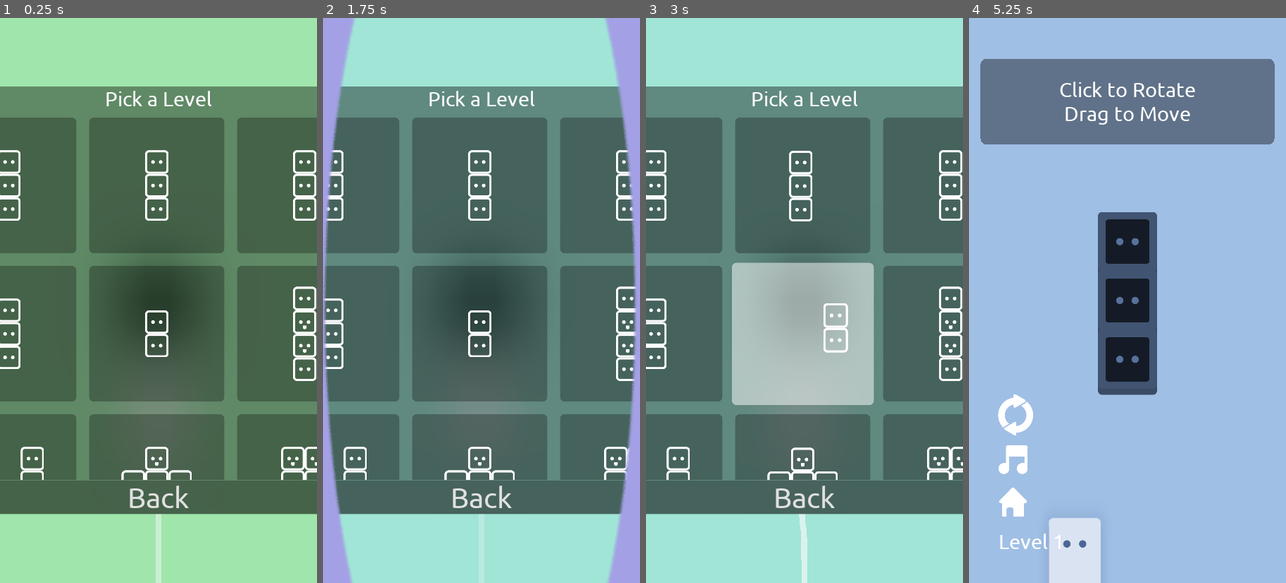
Above: before the commit, frames 1-4 (left to right).
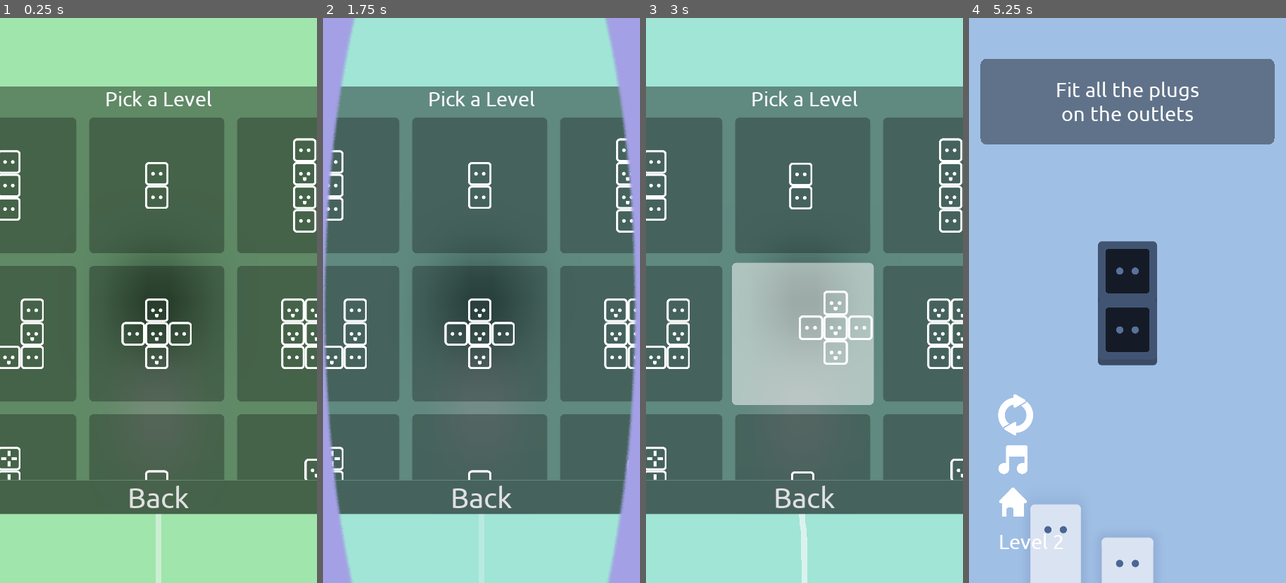
Above: after the commit, the same moments.

Repository: unSAME-Studio/ProjectOutlet
Game: Godot game, scene res://scenes/Menu.tscn
Two runs of this game, one before a commit and one after it. Both use one fixed random seed, a clock stepped at 60 frames per second and the inputs below.
Inputs (mouse positions are in pixels of both pictures, inside the frame that each line leads up to):
- Up to frame 1 (0.25 s): no input
- Up to frame 2 (1.75 s): click "X" at 0.5 s; click (367, 503) at 1.25 s
- Up to frame 3 (3 s): drag from (804, 419) to (836, 176) at 2.02 s; drag from (741, 328) to (804, 419) at 2.77 s
- Up to frame 4 (5.25 s): move the mouse to (1159, 176) at 3.52 s; press the mouse at (1159, 176) at 3.53 s; release the mouse at (1159, 176) at 4.25 s; drag from (1111, 413) to (1032, 215) at 4.27 s; click (1016, 413) at 5 s

The runs differ from the first frame. In frame 1, 3.5% of the frame differs, in the area x 0-100%, y 21-82%; in frame 2, 3.1%; in frame 3, 3.5%; in frame 4, 7.7%, in the area x 19-73%, y 11-100%.

Commit message:
SoundPlayer Created

Diff:
--- a/project.godot
+++ b/project.godot
@@ -24,6 +24,7 @@
 MusicPlayer="*res://scripts/MusicPlayer.gd"
 ColorManager="*res://scripts/ColorManager.gd"
 TransitionManager="*res://scripts/TransitionManager.gd"
+SoundPlayer="*res://scripts/Sound_player.gd"
 
 [display]
 
--- a/scenes/Main.gd
+++ b/scenes/Main.gd
@@ -70,6 +70,7 @@
 
 func _on_Next_pressed():
 	Global.current_level += 1
+	SoundPlayer.play("Next")
 
 	if Global.level.has(Global.current_level):
 		#get_tree().reload_current_scene()
--- a/scenes/Main.tscn
+++ b/scenes/Main.tscn
@@ -289,6 +289,7 @@
 margin_bottom = 118.0
 rect_min_size = Vector2( 118, 118 )
 rect_pivot_offset = Vector2( 59, 59 )
+mouse_default_cursor_shape = 2
 size_flags_horizontal = 0
 texture_normal = ExtResource( 8 )
 expand = true
@@ -307,6 +308,7 @@
 margin_bottom = 100.0
 rect_min_size = Vector2( 100, 100 )
 rect_pivot_offset = Vector2( 50, 50 )
+mouse_default_cursor_shape = 2
 size_flags_horizontal = 0
 toggle_mode = true
 texture_normal = ExtResource( 9 )
@@ -327,6 +329,7 @@
 margin_bottom = 100.0
 rect_min_size = Vector2( 100, 100 )
 rect_pivot_offset = Vector2( 50, 50 )
+mouse_default_cursor_shape = 2
 size_flags_horizontal = 0
 texture_normal = ExtResource( 10 )
 expand = true
--- a/scenes/Menu.tscn
+++ b/scenes/Menu.tscn
@@ -6,7 +6,6 @@
 [ext_resource path="res://scripts/console.gd" type="Script" id=4]
 [ext_resource path="res://objects/Outlet.tscn" type="PackedScene" id=5]
 [ext_resource path="res://ui/ui_blur.gdshader" type="Shader" id=6]
-[ext_resource path="res://ui/LevelButton.tscn" type="PackedScene" id=7]
 
 [sub_resource type="ShaderMaterial" id=2]
 shader = ExtResource( 6 )
@@ -121,8 +120,9 @@
 
 [node name="PanelContainer" type="PanelContainer" parent="CanvasLayer/Control/Levels"]
 material = SubResource( 2 )
+margin_left = 356.0
 margin_top = 234.0
-margin_right = 1508.0
+margin_right = 724.0
 margin_bottom = 1685.0
 grow_horizontal = 2
 grow_vertical = 2
@@ -130,11 +130,11 @@
 theme = ExtResource( 3 )
 
 [node name="VBoxContainer" type="VBoxContainer" parent="CanvasLayer/Control/Levels/PanelContainer"]
-margin_right = 1508.0
+margin_right = 368.0
 margin_bottom = 1451.0
 
 [node name="Title" type="Label" parent="CanvasLayer/Control/Levels/PanelContainer/VBoxContainer"]
-margin_right = 1508.0
+margin_right = 368.0
 margin_bottom = 80.0
 custom_fonts/font = ExtResource( 2 )
 text = "Pick a Level"
@@ -143,7 +143,7 @@
 
 [node name="ScrollContainer" type="ScrollContainer" parent="CanvasLayer/Control/Levels/PanelContainer/VBoxContainer"]
 margin_top = 84.0
-margin_right = 1508.0
+margin_right = 368.0
 margin_bottom = 1334.0
 rect_min_size = Vector2( 0, 1250 )
 rect_pivot_offset = Vector2( 0, 625 )
@@ -152,27 +152,11 @@
 scroll_horizontal_enabled = false
 
 [node name="GridContainer" type="GridContainer" parent="CanvasLayer/Control/Levels/PanelContainer/VBoxContainer/ScrollContainer"]
-margin_right = 1508.0
-margin_bottom = 500.0
 columns = 3
-
-[node name="LevelButton" parent="CanvasLayer/Control/Levels/PanelContainer/VBoxContainer/ScrollContainer/GridContainer" instance=ExtResource( 7 )]
-margin_right = 500.0
-margin_bottom = 500.0
-
-[node name="LevelButton2" parent="CanvasLayer/Control/Levels/PanelContainer/VBoxContainer/ScrollContainer/GridContainer" instance=ExtResource( 7 )]
-margin_left = 504.0
-margin_right = 1004.0
-margin_bottom = 500.0
-
-[node name="LevelButton3" parent="CanvasLayer/Control/Levels/PanelContainer/VBoxContainer/ScrollContainer/GridContainer" instance=ExtResource( 7 )]
-margin_left = 1008.0
-margin_right = 1508.0
-margin_bottom = 500.0
 
 [node name="Back" type="Button" parent="CanvasLayer/Control/Levels/PanelContainer/VBoxContainer"]
 margin_top = 1338.0
-margin_right = 1508.0
+margin_right = 368.0
 margin_bottom = 1451.0
 focus_mode = 0
 mouse_default_cursor_shape = 2
--- /dev/null
+++ b/scripts/Sound_player.gd
@@ -0,0 +1,18 @@
+extends Node
+
+
+var sounds = {
+	"Next": "next_sfx.mp3",
+}
+
+
+func _ready():
+	for i in sounds.keys():
+		var s = AudioStreamPlayer.new()
+		s.set_stream(load("res://sounds/%s" % sounds[i]))
+		s.name = i
+		add_child(s)
+
+
+func play(sound_name):
+	get_node(sound_name).play()
--- a/ui/LevelButton.gd
+++ b/ui/LevelButton.gd
@@ -40,6 +40,7 @@
 
 func _on_Button_pressed():
 	Global.current_level = level
+	SoundPlayer.play("Next")
 	#get_tree().change_scene("res://scenes/Main.tscn")
 	TransitionManager.play_out("res://scenes/Main.tscn")
 
--- a/ui/LevelButton.tscn
+++ b/ui/LevelButton.tscn
@@ -38,6 +38,7 @@
 margin_bottom = 480.0
 rect_pivot_offset = Vector2( 230, 230 )
 focus_mode = 0
+mouse_default_cursor_shape = 2
 theme = ExtResource( 1 )
 enabled_focus_mode = 0
 
Not shown: 1 places in scenes/Menu.tscn that only renumber resources
